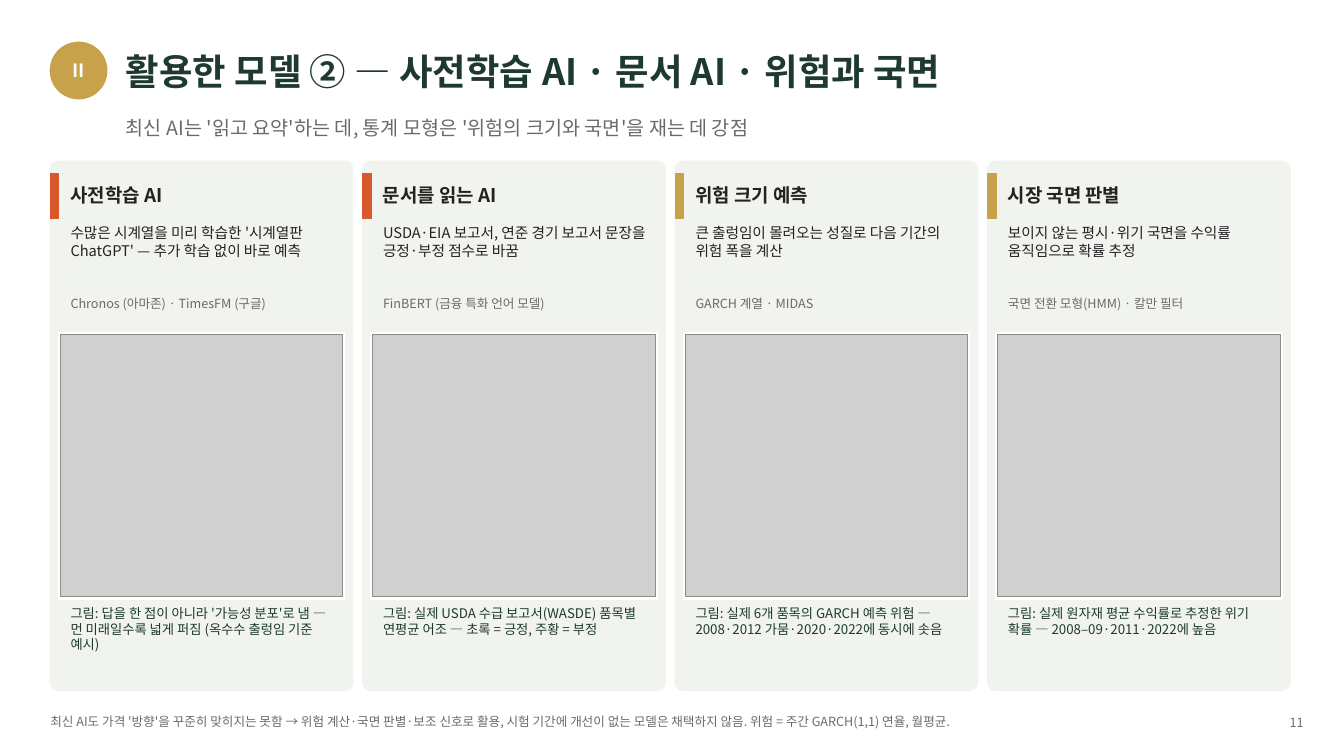
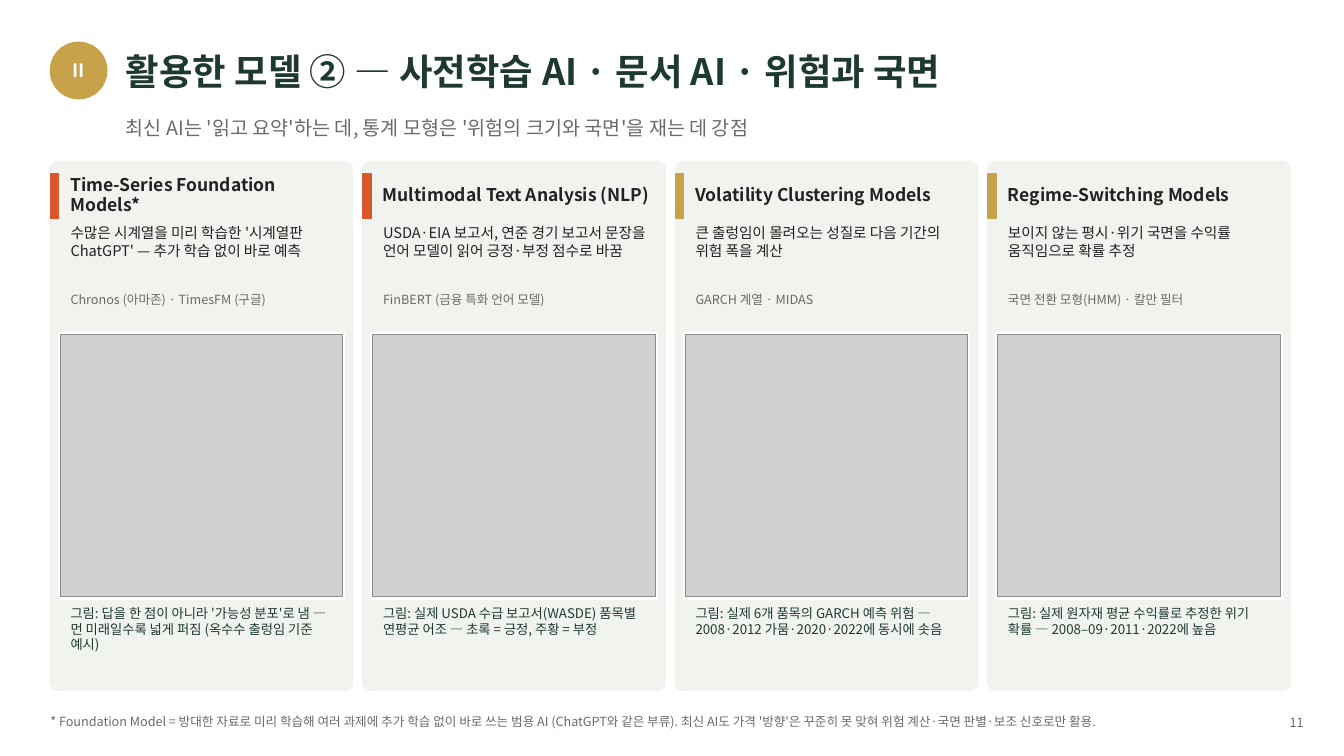
Before and after one commit to grainchobo-alt/commodity-analytics-lab, a slide deck: slide 11 of docs/발표/원자재_퀀트_MI_발표_v4.pptx. Drawn at 1344x756 pixels with LibreOffice and Linux fonts; fonts in the diff are those of the drawing; grey boxes stand for pictures. Boxes give left, top, right and bottom in pixels: in the first picture for what was removed or moved away, otherwise in the second. Text is boxed around its words. In the diff, an @@ line names an element or a change of style, - is before the commit and + after.

```diff
--- a/docs/발표/원자재_퀀트_MI_발표_v4.pptx
+++ b/docs/발표/원자재_퀀트_MI_발표_v4.pptx
@@ text at (71,177,276,212): text changed; size 13.5 to 12.5 pt @@
-사전학습 AI
+Time-Series Foundation Models*
@@ text at (383,186,649,205): text changed; size 13.5 to 12.5 pt @@
-문서를 읽는 AI
+Multimodal Text Analysis (NLP)
@@ text at (695,187,930,206): text changed; size 13.5 to 12.5 pt @@
-위험 크기 예측
+Volatility Clustering Models
@@ text at (1008,187,1229,206): text changed; size 13.5 to 12.5 pt @@
-시장 국면 판별
+Regime-Switching Models
@@ text at (383,226,645,257): text changed @@
-USDA·EIA 보고서, 연준 경기 보고서 문장을 긍정·부정 점수로 바꿈
+USDA·EIA 보고서, 연준 경기 보고서 문장을 언어 모델이 읽어 긍정·부정 점수로 바꿈
@@ text "Chronos (아마존) · TimesFM (구글)": place and size @@
-text "Chronos (아마존) · TimesFM (구글)" at (71,297,266,310)
+text "Chronos (아마존) · TimesFM (구글)" at (71,293,266,306)
@@ text "FinBERT (금융 특화 언어 모델)": place and size @@
-text "FinBERT (금융 특화 언어 모델)" at (383,297,544,310)
+text "FinBERT (금융 특화 언어 모델)" at (383,293,544,306)
@@ text "GARCH 계열 · MIDAS": place and size @@
-text "GARCH 계열 · MIDAS" at (696,297,814,309)
+text "GARCH 계열 · MIDAS" at (696,293,814,305)
@@ text "국면 전환 모형(HMM) · 칼만 ...": place and size @@
-text "국면 전환 모형(HMM) · 칼만 ..." at (1008,297,1183,310)
+text "국면 전환 모형(HMM) · 칼만 ..." at (1008,293,1183,306)
@@ text at (59,715,1096,729): text changed @@
-최신 AI도 가격 '방향'을 꾸준히 맞히지는 못함 → 위험 계산·국면 판별·보조 신호로 활용, 시험 기간에 개선이 없는 모델은 채택하지 않음. 위험 = 주간 GARCH(1,1) 연율, 월평균.
+* Foundation Model = 방대한 자료로 미리 학습해 여러 과제에 추가 학습 없이 바로 쓰는 범용 AI (ChatGPT와 같은 부류). 최신 AI도 가격 '방향'은 꾸준히 못 맞혀 위험 계산·국면 판별·보조 신호로만 활용.
```
Also in this commit, not shown: 2 other slides changed, 48 other files.
